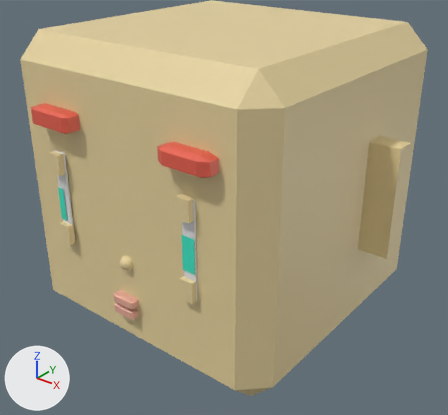
The glTF model roblox.glb as it was, and as the next commit left it.
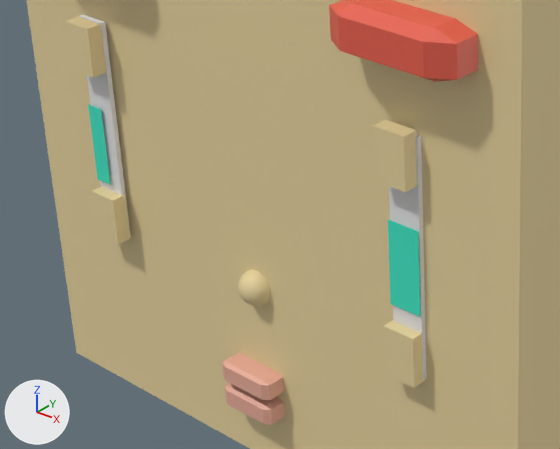
Each version appears first whole from a camera (50 mm lens) standing at (1.013, -1.272, 0.719) and looking at (0.029, -0.042, -0.044), and next in a close-up on the part from 5% to 56% of the width and 35% to 79% of the height. Every picture has the same lights, and +X, +Y and +Z are marked at lower left. The last two pictures show the newer version. Both versions are drawn at full value of the shape key 'eyeLookInLeft' of 'head'; the numbers are the values there. Vertices at exactly the same position are counted once.

In view in the first close-up: 'head'.
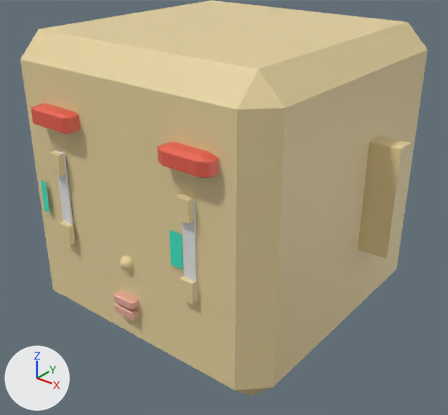
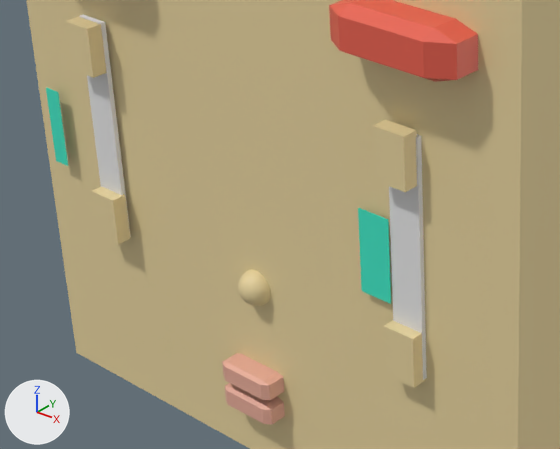
Where the change shows, as pixel boxes [x1, y1, x2, y2] in the close-ups (560 x 449 px; the box of a moved part takes in the faces that stretch with it):
part 1 of me_cube_004, moved or reshaped: before [88, 105, 110, 185]; after [46, 87, 68, 166]
part 2 of me_cube_004, moved or reshaped: before [388, 220, 421, 317]; after [358, 208, 391, 304]

The change, as a list of edits to the scene's bpy script:
```text
Change me_cube_004:
    where me_cube_004.from_pydata(...)  # 700 vertices, 1336 faces; spans x -0.472..0.481, y -0.427..0.414, z -0.356..0.444
    used by ob_head; location = (0.0, 0.0, 0.0)
    before: 694 (0.227, -0.392, 0.071) at pixel (418, 231), 695 (0.227, -0.392, -0.018) at pixel (420, 316), 696 (0.227, -0.393, 0.071) at pixel (417, 232), 699 (0.227, -0.393, -0.018) at pixel (420, 316)
    me_cube_004 part 1: the loose piece of 8 vertices spanning x -0.233..-0.212, y -0.398..-0.397, z -0.02..0.068 is moved by (-0.073, 0.0, 0.0)
    me_cube_004 part 2
    add for i in [694, 695, 696, 699]: me_cube_004.vertices[i].co += Vector((-0.073, 0.0, 0.0))
```
